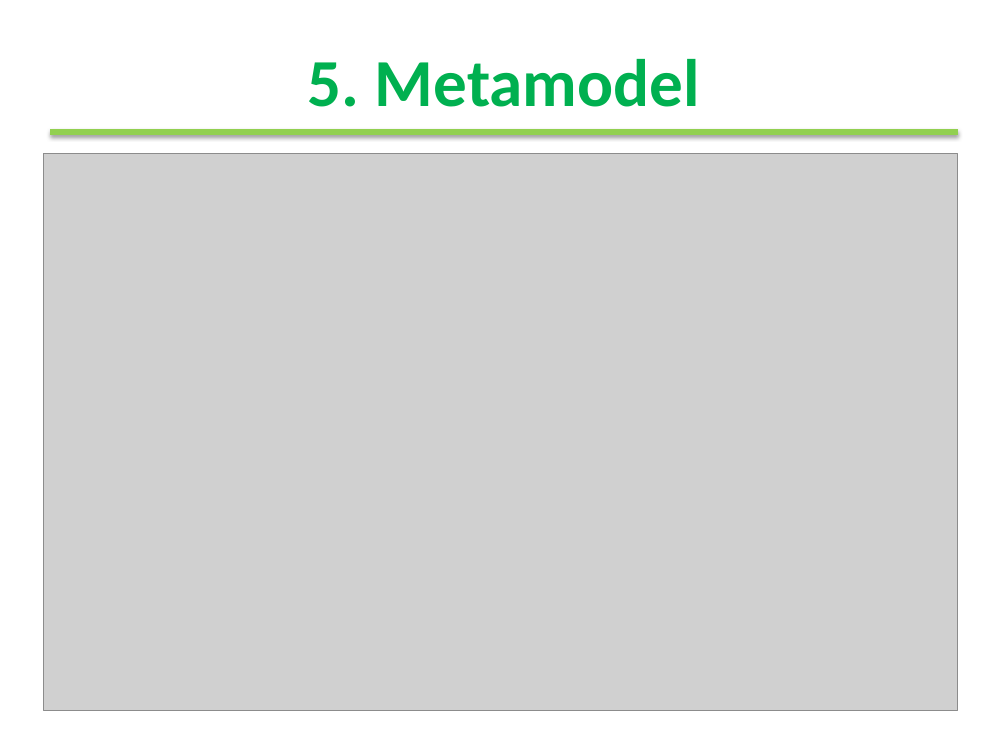
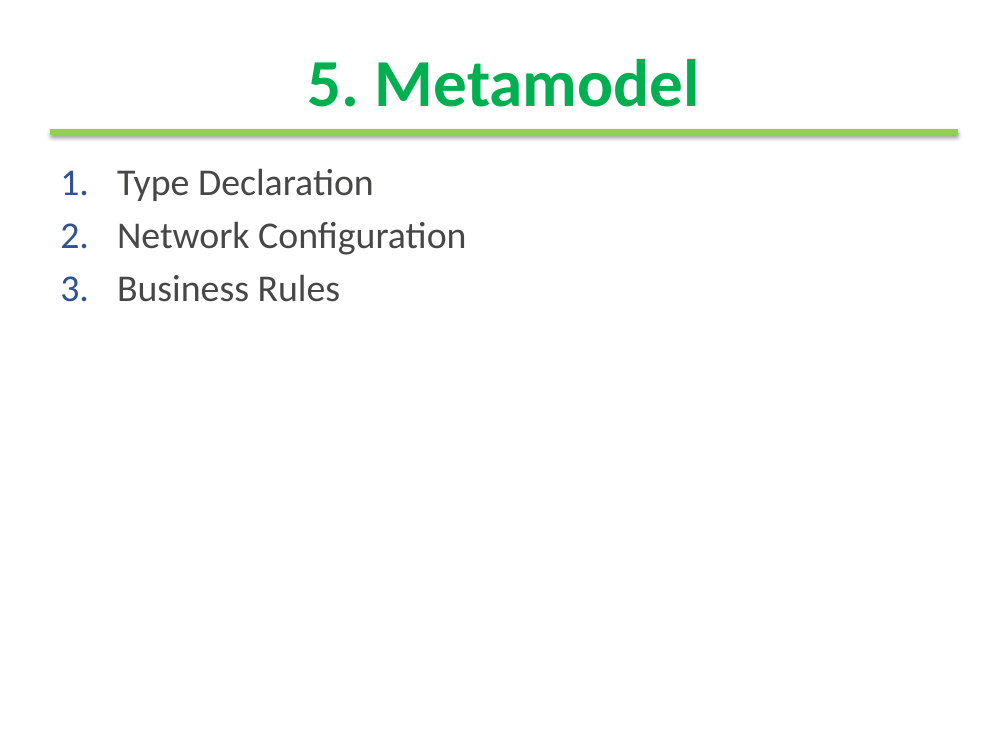
Before and after one commit to moussaamrani/IoTDSL, a slide deck: slide 8 of wiki/Talks/Presentation.pptx. Drawn at 1008x756 pixels with LibreOffice and Linux fonts; fonts in the diff are those of the drawing; grey boxes stand for pictures; background and template pictures are left out. Boxes give left, top, right and bottom in pixels: in the first picture for what was removed or moved away, otherwise in the second. Text is boxed around its words. In the diff, an @@ line names an element or a change of style, - is before the commit and + after.

```diff
--- a/wiki/Talks/Presentation.pptx
+++ b/wiki/Talks/Presentation.pptx
@@ picture removed at [43, 153, 958, 711] @@
@@ text added at [117, 168, 466, 302], 27 pt, text #474746 @@
+1. Type Declaration
+2. Network Configuration
+3. Business Rules
```
Also in this commit, not shown: 2 other slides changed, 1 slide added.
